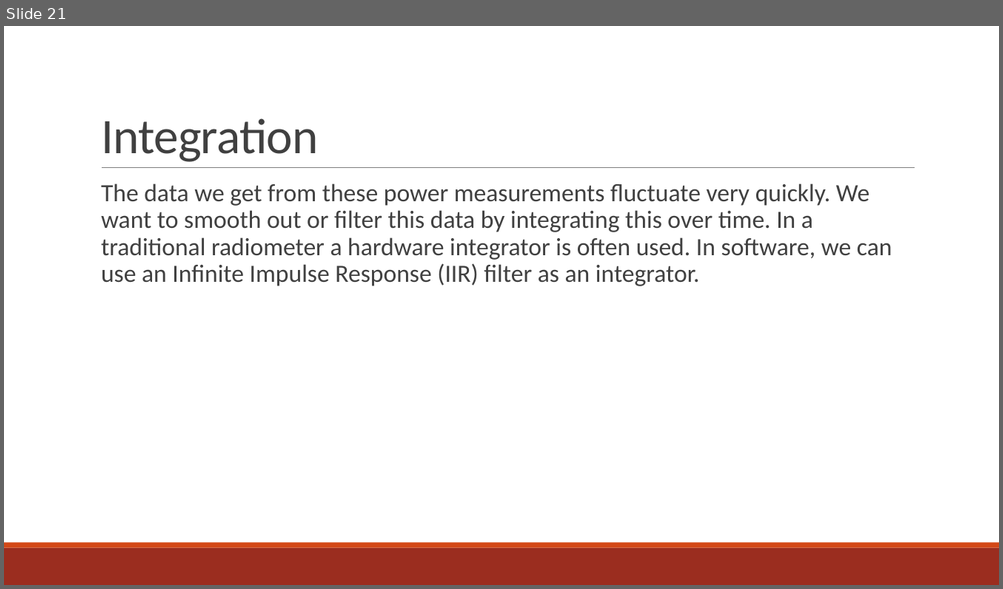
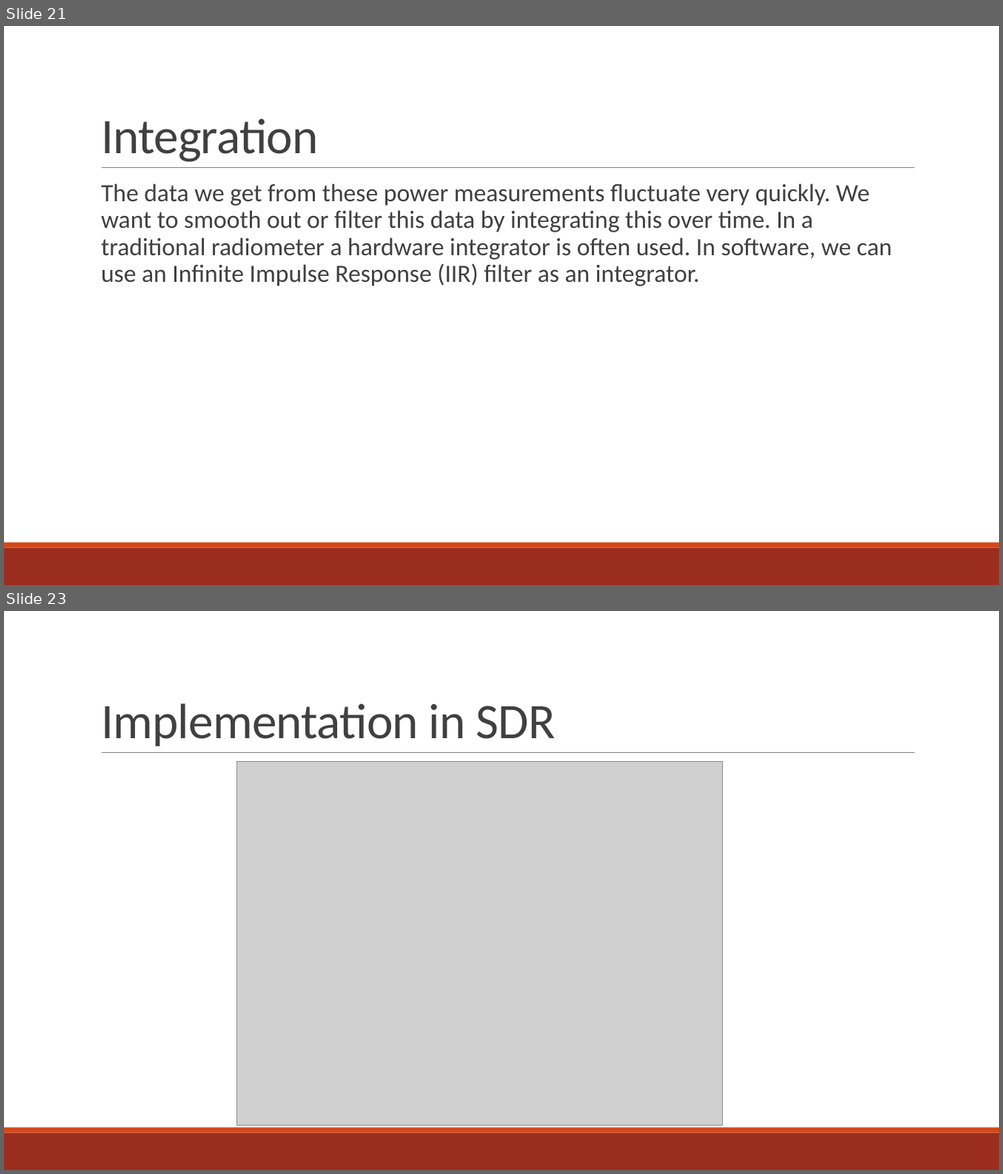
Before and after one commit to matgyver/Radiometer-SDR-Thesis, a slide deck: Presentation/Final Oral Presentation.pptx. Shown one above the other, each under a label of ours: slide 21 before the commit, slides 21 and 23 after it; the slides between them are not shown. The pictures are 1003x589 and 1003x1174 pixels, drawn with LibreOffice and Linux fonts; fonts in the diff are those of the drawing; grey boxes stand for pictures. Boxes give left, top, right and bottom in pixels: in the first picture for what was removed or moved away, otherwise in the second. Text is boxed around its words. In the diff, an @@ line names an element or a change of style, - is before the commit and + after.

```diff
--- a/Presentation/Final Oral Presentation.pptx
+++ b/Presentation/Final Oral Presentation.pptx
@@ slide 23 added at (4,611,999,1170), background #FFFFFF; not listed: 3 template elements that a slide beside it also shows @@
@@ title added at (101,703,555,746), 48 pt, text #404040 @@
+Implementation in SDR
@@ picture added at (237,762,723,1126) @@
```
Also in this commit, not shown: 14 other slides added.
